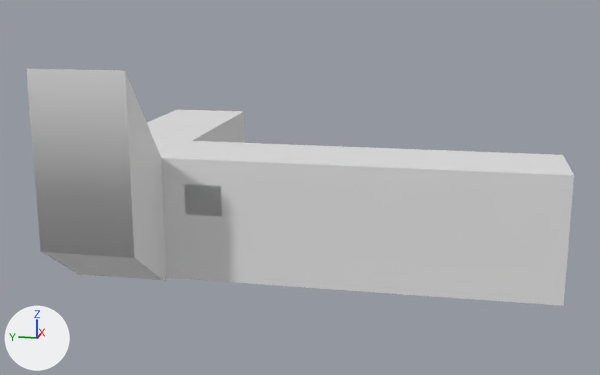
One commit to the FBX model RaiderEngine/demos/demo3dCarousel/maps/warehouse.fbx: the scene before it, then after it.
Rendered twice from a 50 mm camera at (-24.43, -10.86, 9.36) aimed at (3.31, -5.31, 2.43). Lighting does not change. The marker at lower left points along +X, +Y and +Z. Materials are left out; every surface is plain grey. Where no turn or scale is listed for an object, it has been applied to the vertices.
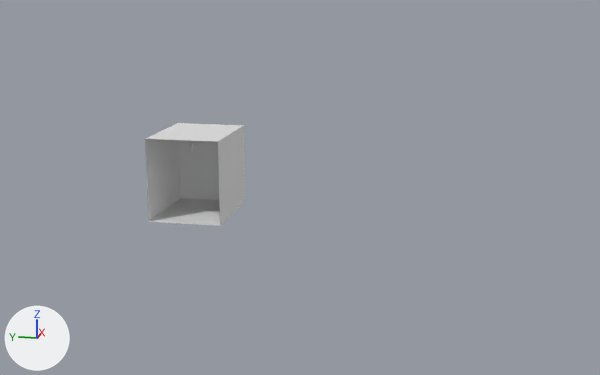
Where the newer file only moved an object's origin or applied its transform, the numbers keep the older frame.

What differs and where, as boxes (x1, y1, x2, y2) in the pictures (600 x 375 px):
'Plane001', deleted
    before: (147, 110, 574, 306)
'StraightStair001', deleted
    before: (27, 69, 166, 282)
'Box001', reshaped
    before: (184, 184, 222, 217)
    after: (145, 123, 245, 226)
part 1 of me_mesh_010, deleted
    before: (184, 184, 222, 217)
part 2 of me_mesh_010, added
    after: (145, 123, 245, 226)

The change, as a list of edits to the scene's bpy script:
```text
Change me_mesh_010:
    used by ob_box001; location = (0.51, -2.84, 2.68)
    verts and faces of me_mesh_010; kept vertices keep their numbers, new ones are numbered from 8
    before: 0 (0.508, -0.605, 0.5), 1 (0.508, -0.605, -0.5), 2 (0.508, 0.605, 0.5), 3 (0.508, 0.605, -0.5), 4 (-0.508, -0.605, 0.5) at pixel (221, 185)
    before: 5 (-0.508, -0.605, -0.5) at pixel (221, 216), 6 (-0.508, 0.605, 0.5) at pixel (184, 184), 7 (-0.508, 0.605, -0.5) at pixel (185, 214)
    remove me_mesh_010.from_pydata(...)  # 8 vertices, 12 faces; spans x -0.508..0.508, y -0.605..0.605, z -0.5..0.5
    add me_mesh_010.from_pydata(...)  # 8 vertices, 10 faces; spans x 5.618..9.492, y 1.338..4.338, z -2.682..0.718
    me_mesh_010 part 1
    add delete_vertices([*range(0, 8)])  # with the faces that use them
    me_mesh_010 part 2
    add verts[8] = (5.618, 1.338, -2.682)  # pixel (219, 225)
    add verts[9] = (5.618, 4.338, -2.682)  # pixel (148, 221)
    add verts[10] = (5.618, 1.338, 0.718)  # pixel (217, 141)
    add verts[11] = (5.618, 4.338, 0.718)  # pixel (144, 138)
    add for new, old in zip([*range(12, 16)], [*range(8, 12)]): verts[new] = verts[old] + (3.874, 0.0, 0.0)
    add faces += [(8, 13, 9), (8, 12, 13), (10, 15, 14), (10, 11, 15), (8, 10, 14), (8, 14, 12)]
    add faces += [(12, 14, 15), (12, 15, 13), (11, 13, 15), (9, 13, 11)]
Remove ob_plane001:
    ob_plane001 = bpy.data.objects.new('Plane001', me_mesh)
    ob_plane001.location = (5.0, 0.0, 0.0)
Remove ob_straightstair001:
    ob_straightstair001 = bpy.data.objects.new('StraightStair001', me_mesh_009)
    ob_straightstair001.location = (-1.38, -0.46, 0.72)
```
